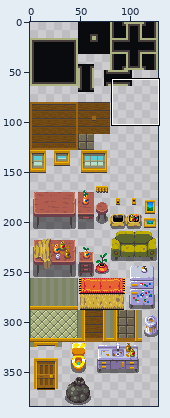
Sprite sheet, stored at Resources/mario_fudido_tileset.png. The picture above shows the old version from afar; the outline marks the close-up.
Close-up. Old version:
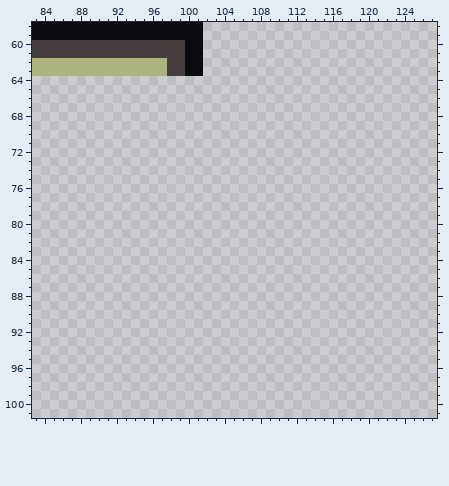
The file is 128x384 pixels. Shown: x 83..127, y 58..101.
New version:
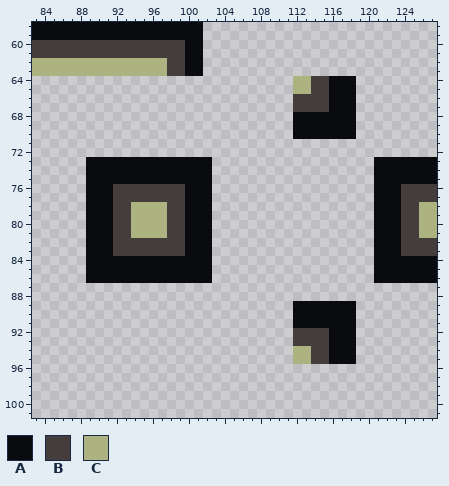
Palette (. is transparent): A #0a0b0f  B #453c3c  C #adb380
Change:
Colour A now appears in rows 64 to 67 at x 116 to 118; in rows 68 to 70 at x 112 to 118; in rows 73 to 75 at x 89 to 102 and 121 to 127; in rows 76 to 83 at x 89 to 91, 100 to 102 and 121 to 123; in rows 84 to 86 at x 89 to 102 and 121 to 127; in rows 89 to 91 at x 112 to 118.
Colour A now appears in rows 92 to 95 at x 116 to 118.
Colour B now appears in rows 64 to 65 at x 114 to 115; in rows 66 to 67 at x 112 to 115; in rows 76 to 77 at x 92 to 99 and 124 to 127; in rows 78 to 81 at x 92 to 93, 98 to 99 and 124 to 125; in rows 82 to 83 at x 92 to 99 and 124 to 127; in rows 92 to 93 at x 112 to 115.
Colour B now appears in rows 94 to 95 at x 114 to 115.
Colour C now appears in rows 64 to 65 at x 112 to 113; in rows 78 to 81 at x 94 to 97 and 126 to 127; in rows 94 to 95 at x 112 to 113.
Boxes around the changes in both close-ups, in picture pixels (x1, y1, x2, y2):
added: (293, 76, 437, 364)
added: (86, 157, 212, 283)
